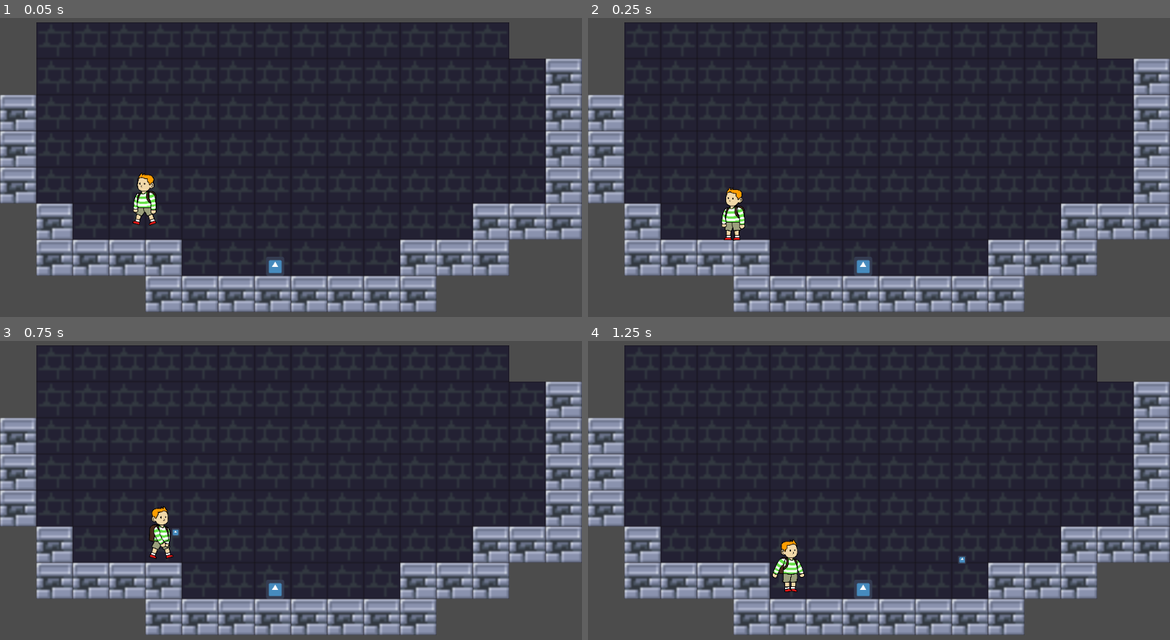
Above: before the commit, frames 1-4 (two rows, left to right).
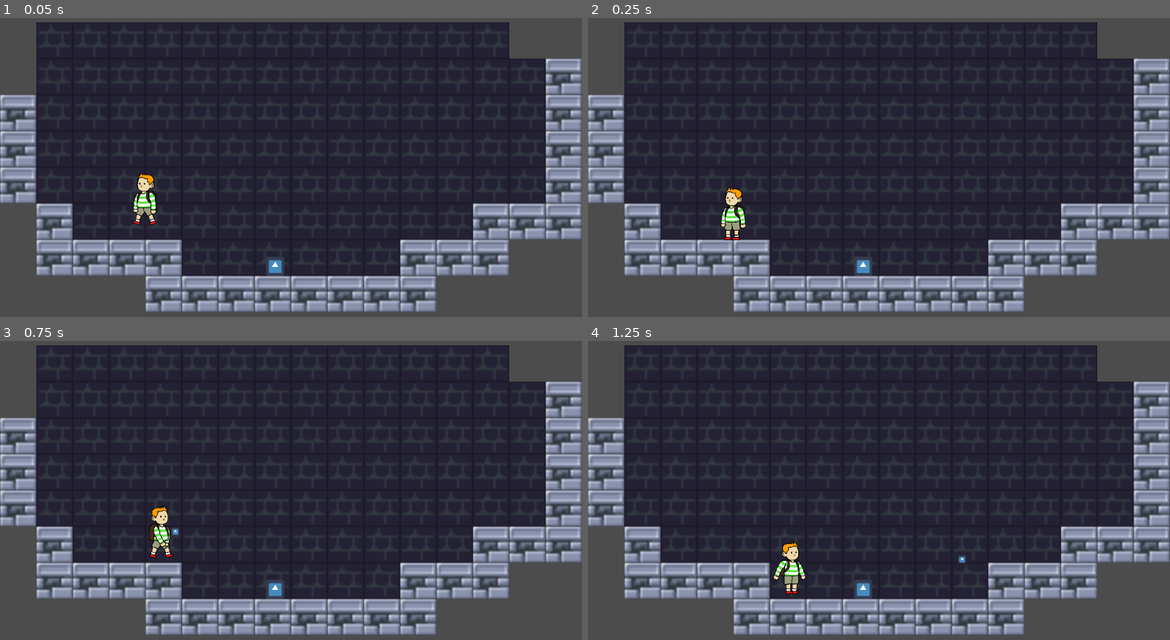
Above: after the commit, the same moments.

Repository: FavouredFool/special-disco
Game: Godot game, scene res://Scenes/Main.tscn
Same seed, same stepped clock (60 frames per second), same inputs: the game is played once before the commit and once after it. The engine's default icon, where the game draws it, is replaced by a stand-in: a white triangle on a blue panel in a dark square.
Inputs (mouse positions are in pixels of both pictures, inside the frame that each line leads up to):
- Up to frame 1 (0.05 s): no input
- Up to frame 2 (0.25 s): no input
- Up to frame 3 (0.75 s): move the mouse to (419, 460) at 0.52 s; hold D (move_right) from 0.53 s (still down); click (419, 460) at 0.67 s
- Up to frame 4 (1.25 s): keep holding D (move_right); tap Space (jump) at 0.77 s

Frame 1 is identical in both runs. In frame 2, 0.2% of the frame differs, in the area x 22-28%, y 56-75%; in frame 3, 0.3%; in frame 4, 0.5%, in the area x 31-65%, y 66-85%.

Commit message:
fix: Changed CollisionShape from capsule to rect

Diff:
--- a/Scenes/Player.tscn
+++ b/Scenes/Player.tscn
@@ -4,9 +4,8 @@
 [ext_resource path="res://Ring.PNG" type="Texture" id=3]
 [ext_resource path="res://Scenes/BoyRig.tscn" type="PackedScene" id=4]
 
-[sub_resource type="CapsuleShape2D" id=1]
-radius = 18.0
-height = 50.5647
+[sub_resource type="RectangleShape2D" id=1]
+extents = Vector2( 14.2854, 44.7579 )
 
 [node name="Player" type="KinematicBody2D"]
 collision_mask = 3
@@ -24,6 +23,7 @@
 one_shot = true
 
 [node name="CollisionShape2D" type="CollisionShape2D" parent="."]
+position = Vector2( -1.5, -0.5 )
 scale = Vector2( 0.945018, 1.01658 )
 shape = SubResource( 1 )
 
